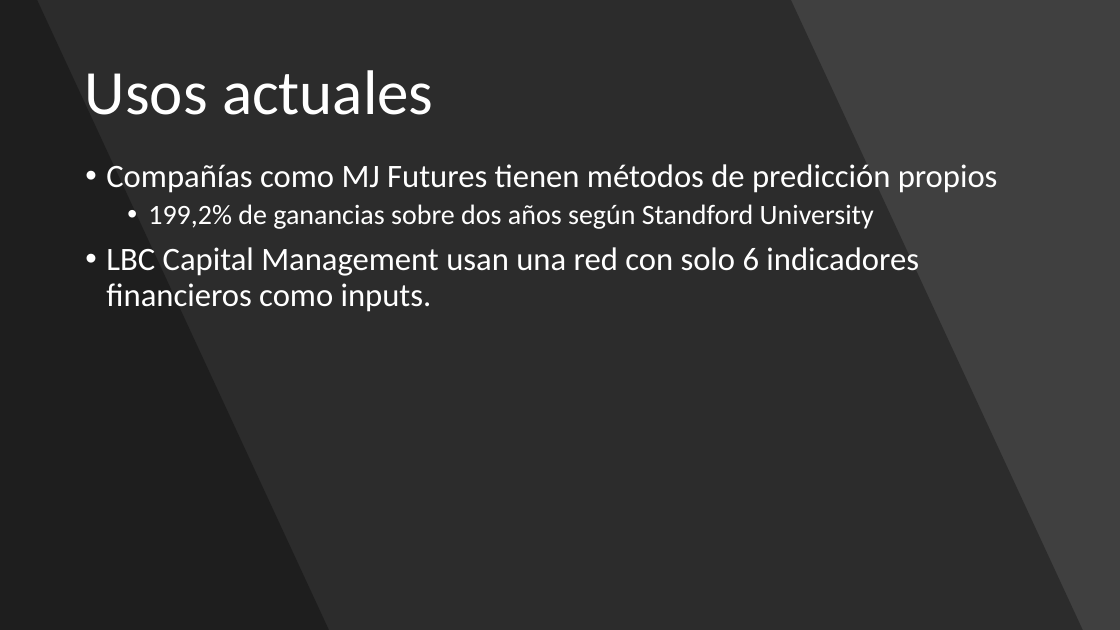
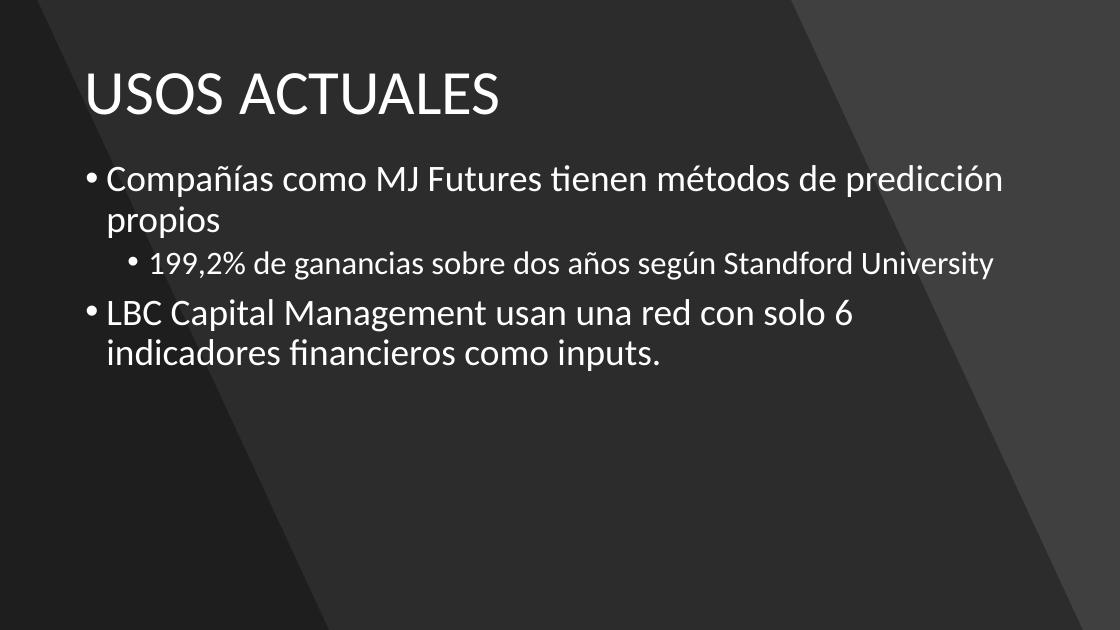
Before and after one commit to adrigrillo/IBEXPredictor, a slide deck: slide 4 of docs/PresentacionFinal.pptx. Drawn at 1120x630 pixels with LibreOffice and Linux fonts; fonts in the diff are those of the drawing. Boxes give left, top, right and bottom in pixels: in the first picture for what was removed or moved away, otherwise in the second. Text is boxed around its words. In the diff, an @@ line names an element or a change of style, - is before the commit and + after.

```diff
--- a/docs/PresentacionFinal.pptx
+++ b/docs/PresentacionFinal.pptx
@@ title at [85, 73, 500, 115]: text changed @@
-Usos actuales
+USOS ACTUALES
@@ text "Compañías como MJ Futures tienen ..." at [106, 165, 1003, 371]: size 28 to 32 pt in "Compañías como MJ Futures tienen métodos de ...", "LBC Capital Management usan una red con ..."; size 24 to 28 pt in "199,2% de ganancias sobre dos años según ..." @@
```
Also in this commit, not shown: 5 other slides changed.
